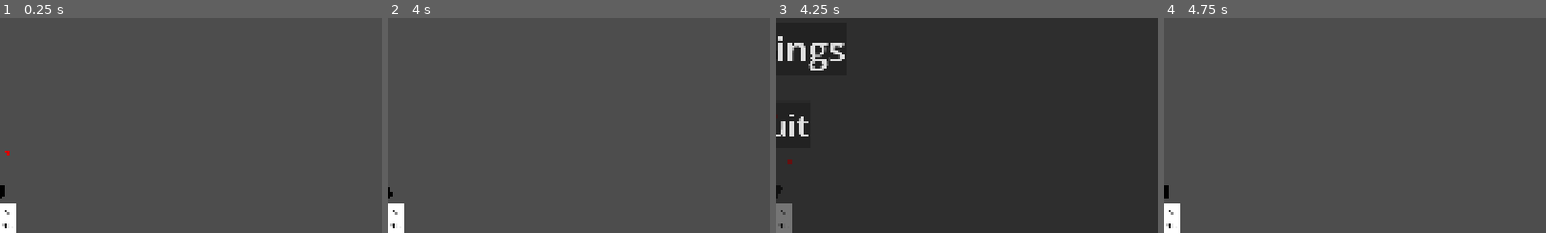
Above: before the commit, frames 1-4 (left to right).
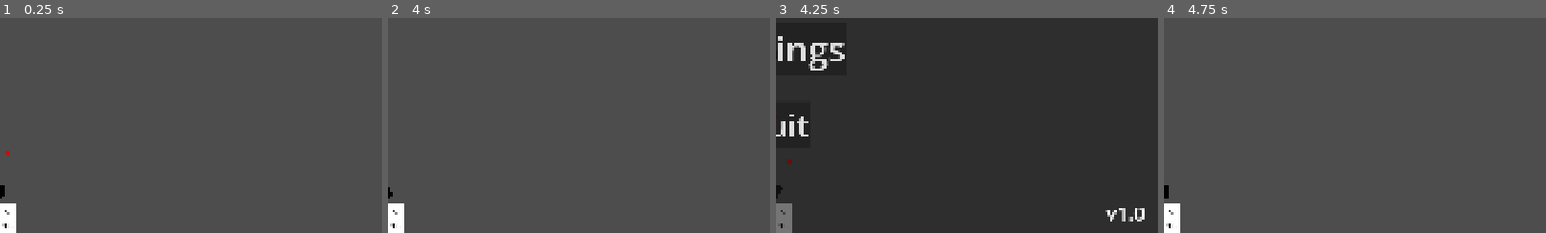
Above: after the commit, the same moments.

Repository: BilgiPasa/2d-gun-turret
Game: Godot game, scene res://Scenes/main_scene.tscn
Same seed, same stepped clock (60 frames per second), same inputs: the game is played once before the commit and once after it.
Inputs (mouse positions are % of the whole screen's width and height, from its top left):
- Up to frame 1 (0.25 s): no input
- Up to frame 2 (4 s): tap Enter at 0.5 s; move the mouse to (72, 45) at 0.52 s; move the mouse to (30, 55) at 1.27 s; move the mouse to (60, 28) at 2.02 s; move the mouse to (45, 70) at 2.77 s; move the mouse to (80, 65) at 3.52 s
- Up to frame 3 (4.25 s): tap Escape (ui_cancel) at 4.15 s
- Up to frame 4 (4.75 s): click "Resume" at 4.25 s
The pictures show only the part of the screen within x 50-100%, y 50-100%; the shares and areas given below are measured in that part.

Frames 1-2 are identical in both runs. In frame 3, 0.3% of the frame differs, in the area x 86-97%, y 88-95%; in frame 4, nothing differs.

Commit message:
Add version label, Update to version 1.0

Diff:
--- a/Scenes/pause_menu.tscn
+++ b/Scenes/pause_menu.tscn
@@ -101,6 +101,22 @@
 theme_override_font_sizes/font_size = 80
 text = "Quit"
 
+[node name="VersionLabel" type="Label" parent="Panel" unique_id=1766142261]
+layout_mode = 1
+anchors_preset = 3
+anchor_left = 1.0
+anchor_top = 1.0
+anchor_right = 1.0
+anchor_bottom = 1.0
+offset_left = -130.0
+offset_top = -85.0
+offset_right = -24.0
+offset_bottom = -16.0
+grow_horizontal = 0
+grow_vertical = 0
+theme_override_font_sizes/font_size = 50
+text = "vA.B"
+
 [connection signal="visibility_changed" from="." to="." method="_on_visibility_changed"]
 [connection signal="pressed" from="Panel/ResumeButton" to="." method="_on_resume_button_pressed"]
 [connection signal="pressed" from="Panel/SettingsButton" to="." method="_on_settings_button_pressed"]
--- a/Scripts/pause_menu.gd
+++ b/Scripts/pause_menu.gd
@@ -4,6 +4,10 @@
 signal open_settings
 
 @onready var resume_button: Button = $Panel/ResumeButton
+@onready var version_label: Label = $Panel/VersionLabel
+
+func _ready() -> void:
+	version_label.text = "v" + str(ProjectSettings.get_setting("application/config/version"))
 
 func _on_visibility_changed() -> void:
 	if visible:
--- a/project.godot
+++ b/project.godot
@@ -11,7 +11,7 @@
 [application]
 
 config/name="2d-gun-turret"
-config/version="0.5"
+config/version="1.0"
 run/main_scene="uid://jneb5c8685yl"
 config/features=PackedStringArray("4.7", "Forward Plus")
 config/icon="res://icon.svg"
